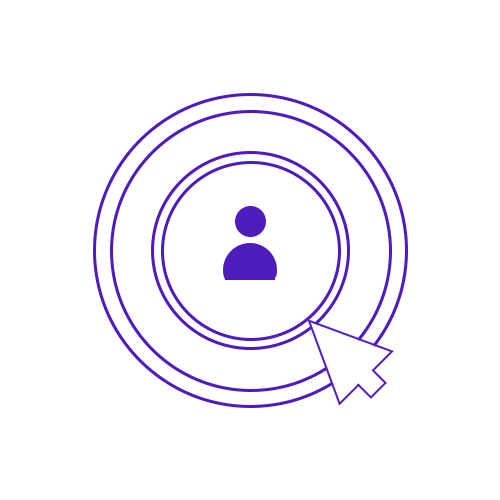
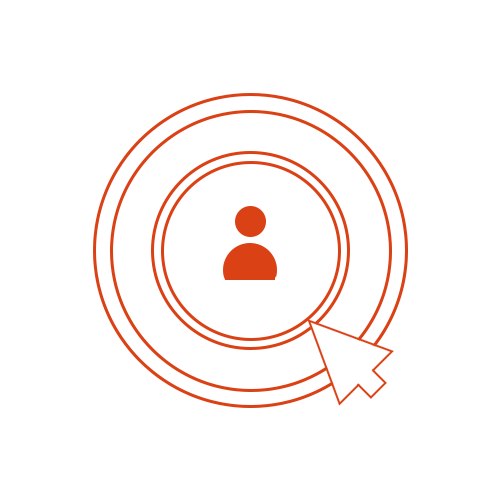
Layered file, before and after one edit (500x500). Changes by layer:
painted on "Ellipse 2" over 235, 206, 266, 237
painted on "Rectangle 2" over 225, 261, 275, 280
painted on "Triangle 1" over 307, 319, 394, 406
painted on "Rectangle 1" over 356, 368, 387, 399
painted on "Ellipse 1" (1st of 5) over 223, 243, 277, 280
painted on "Ellipse 1" (2nd of 5) over 161, 161, 341, 341
painted on "Ellipse 1" (3rd of 5) over 151, 151, 350, 350
painted on "Ellipse 1" (4th of 5) over 110, 110, 392, 392
painted on "Ellipse 1" (5th of 5) over 93, 93, 408, 408
